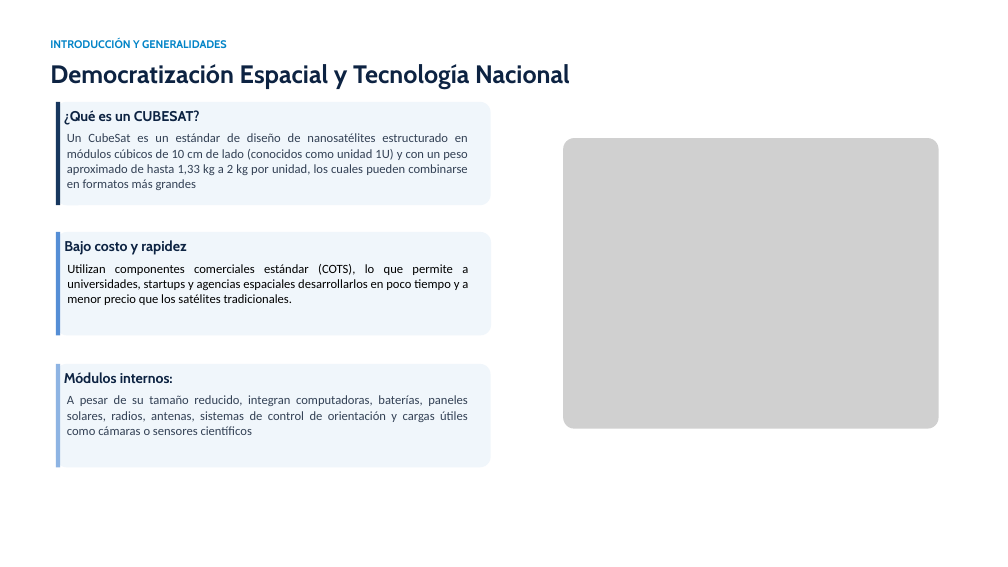
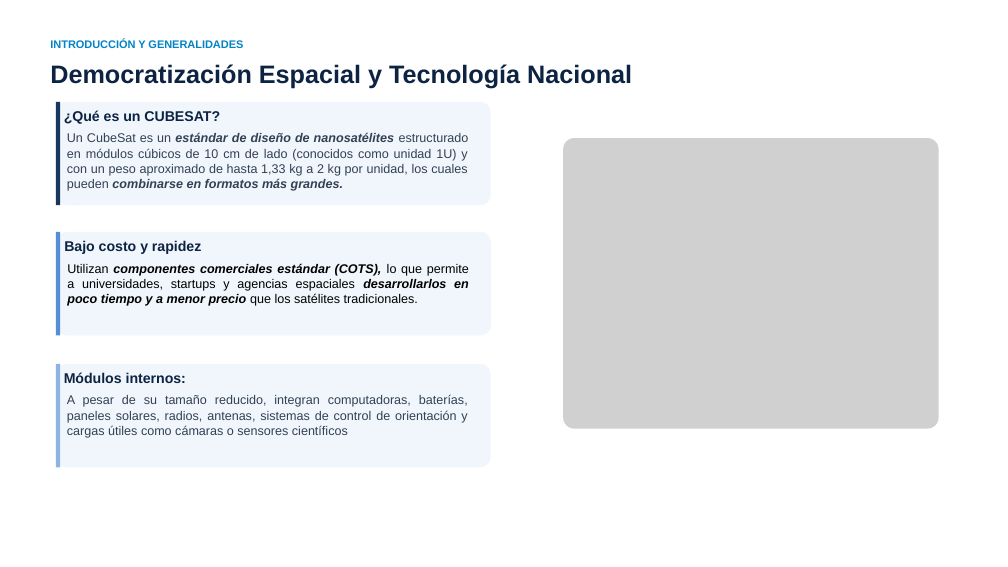
Before and after one commit to marian1911/CUBESAT_Transponder, a slide deck: slide 2 of PI/Presentacion/Presentación de Tesis - Transponder CubeSat.pptx. Drawn at 1008x567 pixels with LibreOffice and Linux fonts; fonts in the diff are those of the drawing; grey boxes stand for pictures. Boxes give left, top, right and bottom in pixels: in the first picture for what was removed or moved away, otherwise in the second. Text is boxed around its words. In the diff, an @@ line names an element or a change of style, - is before the commit and + after.

```diff
--- a/PI/Presentacion/Presentación de Tesis - Transponder CubeSat.pptx
+++ b/PI/Presentacion/Presentación de Tesis - Transponder CubeSat.pptx
@@ font Cabin to Arial in 5 elements at (50, 40, 243, 48), (64, 110, 220, 124), (64, 240, 201, 254), (64, 372, 186, 383), (50, 64, 632, 89) @@
@@ text at (67, 133, 469, 191): text changed; font Calibri to Arial @@
-Un CubeSat es un estándar de diseño de nanosatélites estructurado en módulos cúbicos de 10 cm de lado (conocidos como unidad 1U) y con un peso aproximado de hasta 1,33 kg a 2 kg por unidad, los cuales pueden combinarse en formatos más grandes
+Un CubeSat es un estándar de diseño de nanosatélites estructurado en módulos cúbicos de 10 cm de lado (conocidos como unidad 1U) y con un peso aproximado de hasta 1,33 kg a 2 kg por unidad, los cuales pueden combinarse en formatos más grandes.
@@ text "Utilizan componentes comerciales estándar (COTS), ..." at (67, 263, 469, 306): font Calibri to Arial; bold on, italic on in "componentes comerciales estándar (COTS), desarrollarlos en p ..." @@
@@ text "A pesar de su tamaño ..." at (67, 395, 468, 438): font Calibri to Arial @@
```
Also in this commit, not shown: 31 other slides changed, 14 slides added, 4 slides removed, 16 other files.
